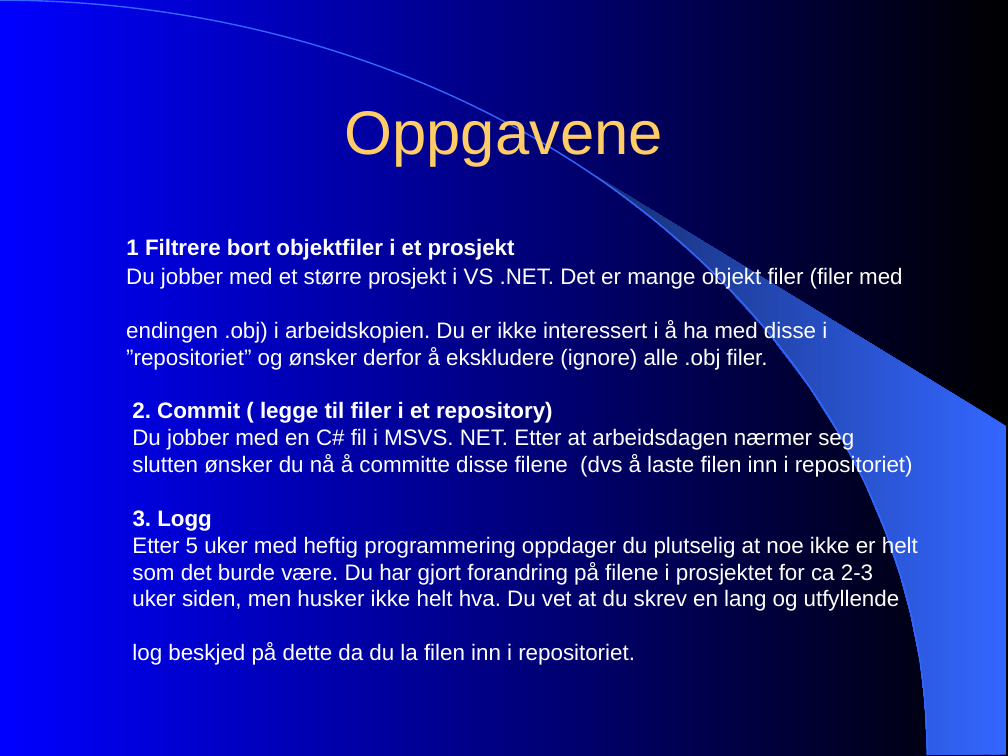
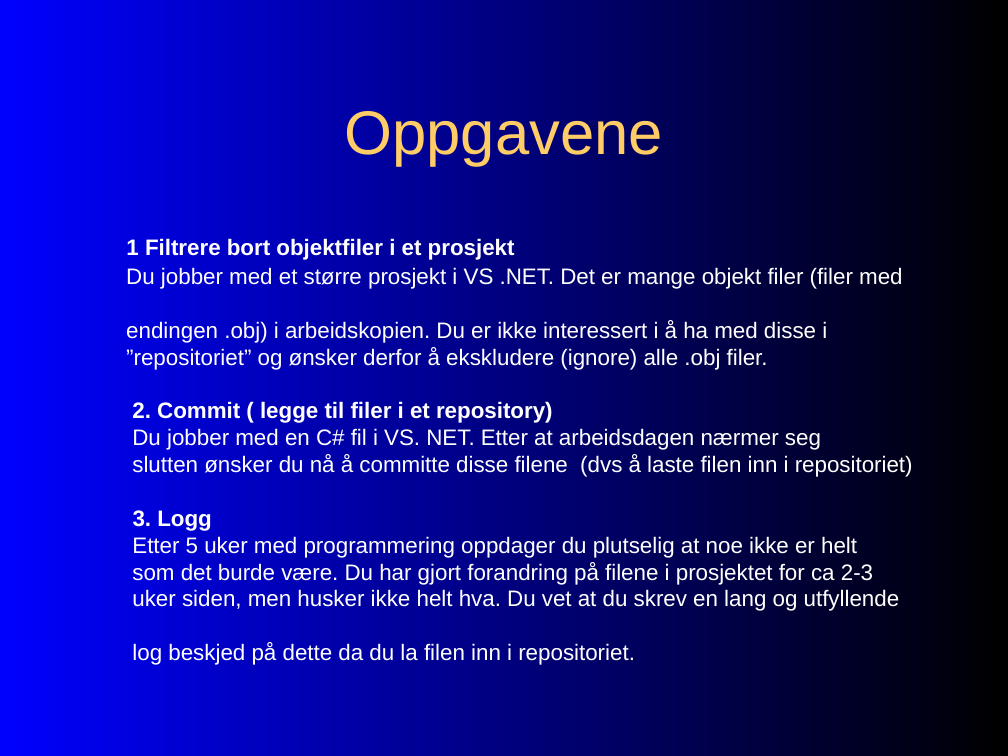
Before and after one commit to windygu/AnkhSVN, a slide deck: slide 6 of doc/powerpoint/papirprototyp_testing.ppt. Drawn at 1008x756 pixels with LibreOffice and Linux fonts; fonts in the diff are those of the drawing. Boxes give left, top, right and bottom in pixels: in the first picture for what was removed or moved away, otherwise in the second. Text is boxed around its words. In the diff, an @@ line names an element or a change of style, - is before the commit and + after.

```diff
--- a/doc/powerpoint/papirprototyp_testing.ppt
+++ b/doc/powerpoint/papirprototyp_testing.ppt
@@ freeform shape removed at <box>0,0,927,756</box> @@
@@ freeform shape removed at <box>594,174,1007,754</box> @@
@@ text at <box>132,428,821,450</box>: text changed @@
-Du jobber med en C# fil i MSVS. NET. Etter at arbeidsdagen nærmer seg
+Du jobber med en C# fil i VS. NET. Etter at arbeidsdagen nærmer seg
@@ text at <box>132,536,857,558</box>: text changed @@
-Etter 5 uker med heftig programmering oppdager du plutselig at noe ikke er helt
+Etter 5 uker med programmering oppdager du plutselig at noe ikke er helt
```
Also in this commit, not shown: 9 other slides changed.
